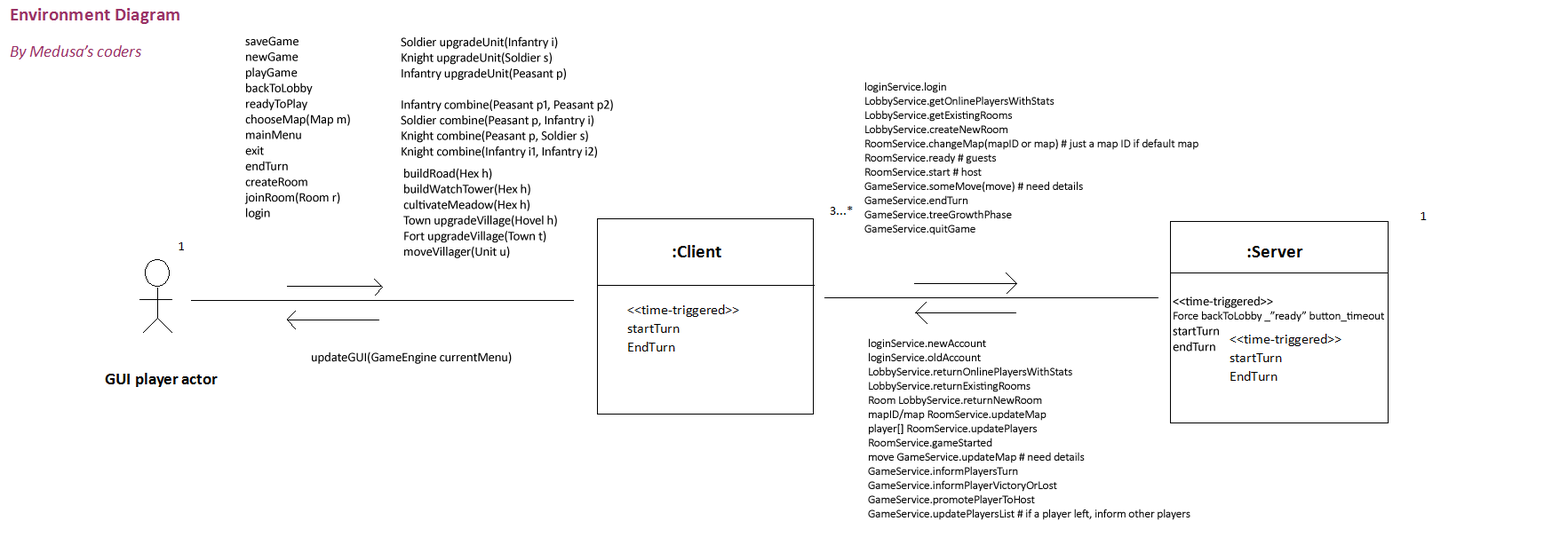
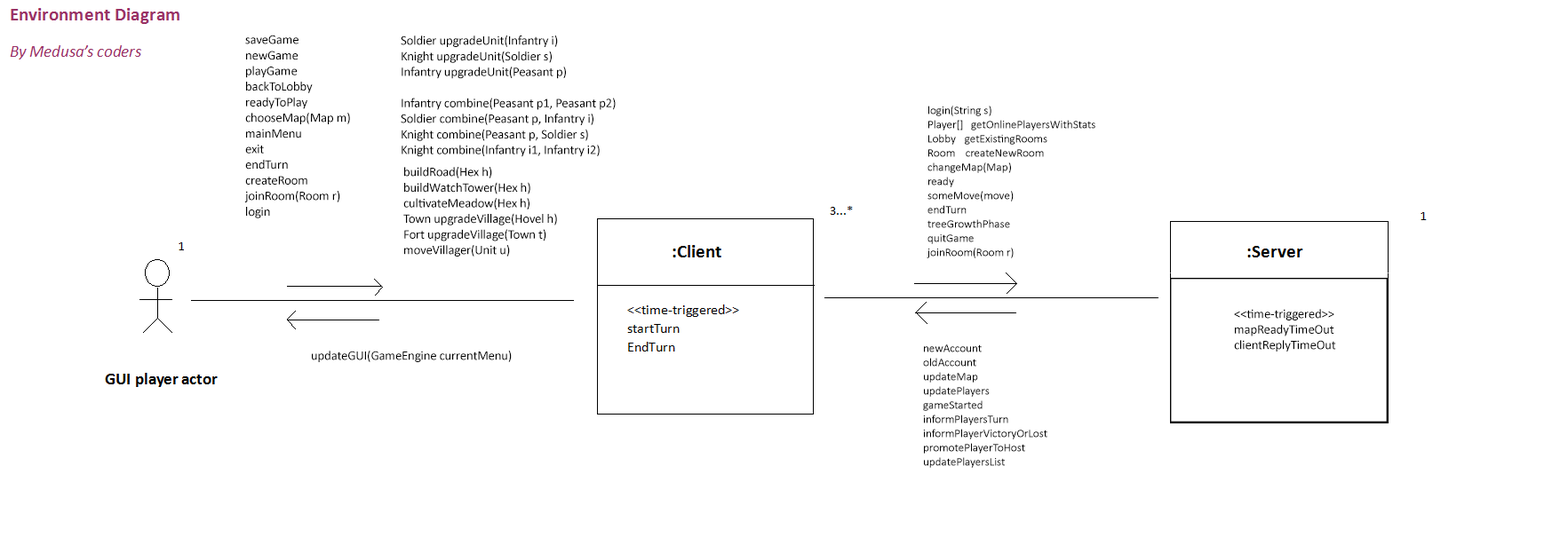
Layer changes from the first 1568 × 545 image to the second:
painted on "GUItoClient1" over [244, 34, 351, 221]
painted on "GUItoClient2" over [403, 167, 558, 259]
painted on "GUItoClient3" over [400, 35, 616, 159]
painted on "clientToGUI" over [311, 350, 512, 365]
painted on "clientToServer" over [864, 81, 1199, 259]
painted on "serverToClient" over [867, 338, 1191, 521]
painted on "Shape 1", masked it over [1170, 272, 1389, 274]
renamed "<<time-triggered>> Force backT" to "<<time-triggered>> mapReadyTimeOut clientReplyTimeOut", moved it above "Rectangle 1", painted on it over [1172, 296, 1385, 352]
added layer "Rectangle 1" above "Layer 4" over [1170, 278, 1388, 423]
